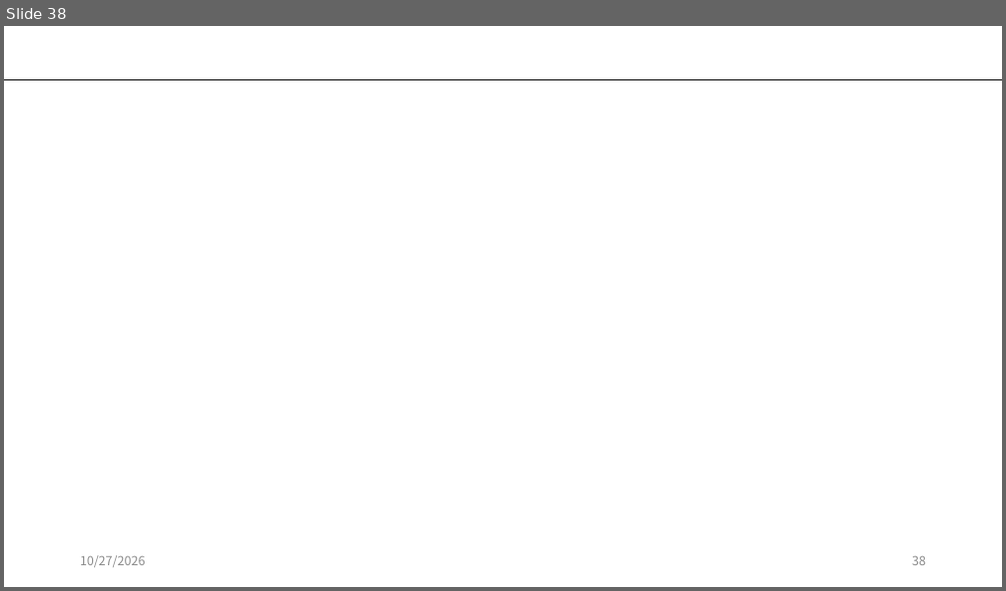
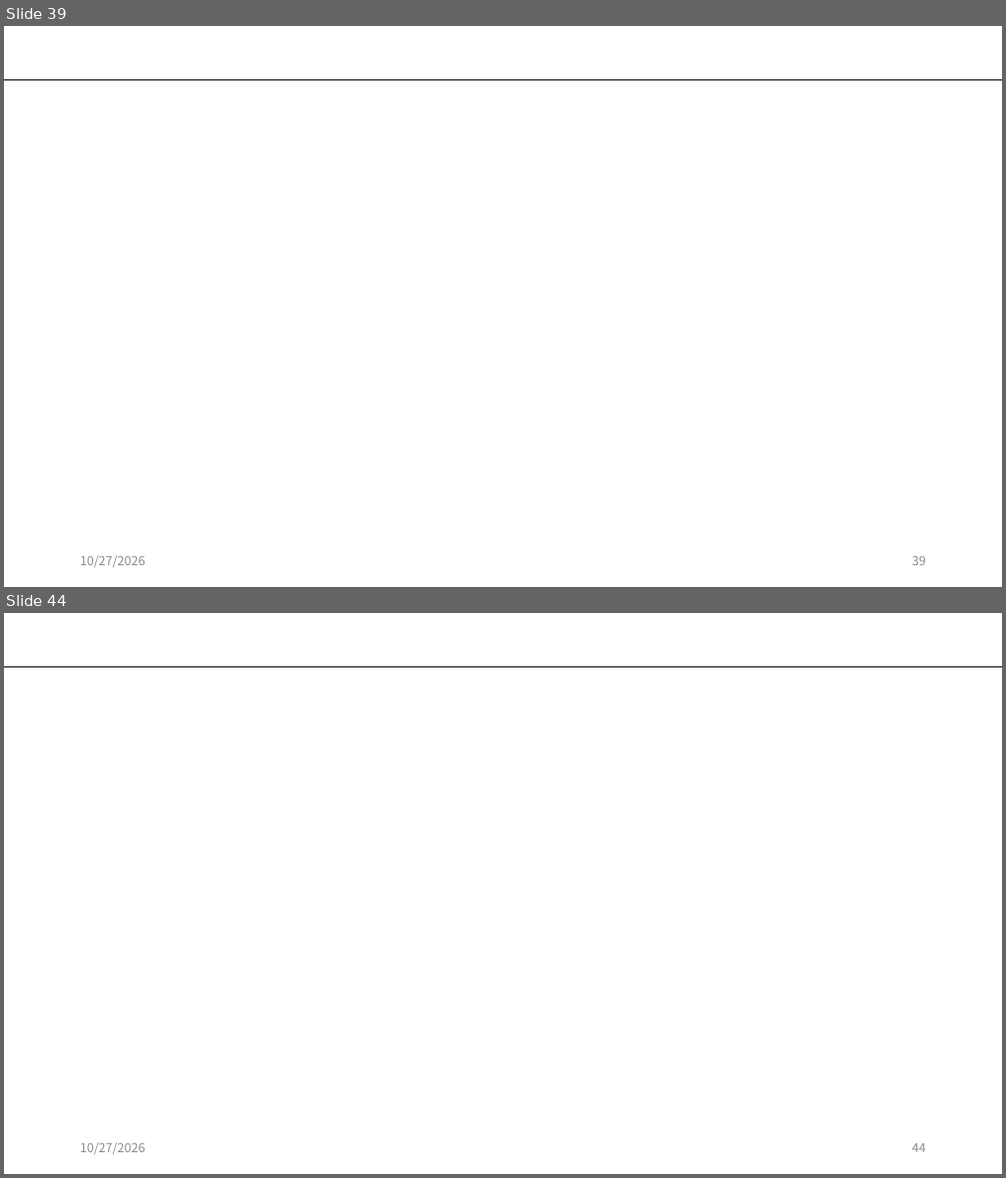
Before and after one commit to kwakyerin/2026_Graduation_Project, a slide deck: documents/HyunahKwon/design/designing/for_teammates/배트와 달트_기획.pptx. Shown one above the other, each under a label of ours: slide 38 before the commit, slides 39 and 44 after it; the slides between them are not shown. The pictures are 1006x591 and 1006x1178 pixels, drawn with LibreOffice and Linux fonts; fonts in the diff are those of the drawing. Boxes give left, top, right and bottom in pixels: in the first picture for what was removed or moved away, otherwise in the second. Text is boxed around its words. In the diff, an @@ line names an element or a change of style, - is before the commit and + after.

```diff
--- a/documents/HyunahKwon/design/designing/for_teammates/배트와 달트_기획.pptx
+++ b/documents/HyunahKwon/design/designing/for_teammates/배트와 달트_기획.pptx
@@ slide 44 added at [4,613,1002,1174], background #FFFFFF; not listed: 1 template element that a slide beside it also shows @@
@@ text added at [80,1143,146,1155], 12 pt, text #8C8C8C @@
+10/27/2026
@@ page number added at [912,1144,926,1153], 12 pt, text #8C8C8C @@
+44
@@ what was slide 38 is now slide 39 @@
```
Also in this commit, not shown: 5 slides changed, 4 other slides added, 1 other file.
